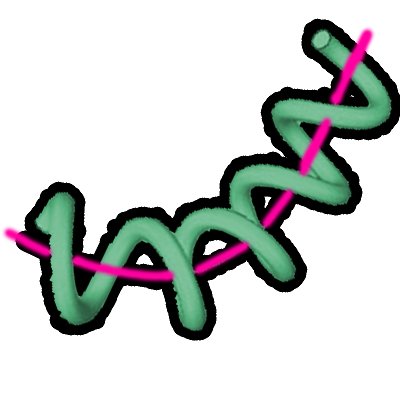
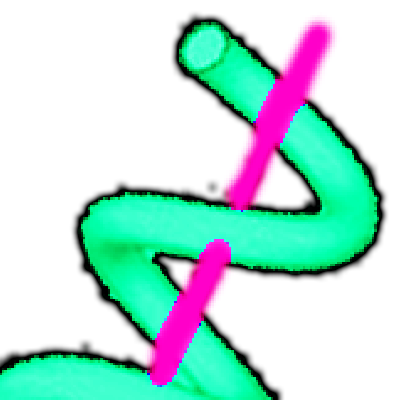
Comparing the layer stacks of the two 400×400 images. Changes:
added group "Group 1 copy" with 5 layers above "original_small" over [0, 12, 382, 400]
added layer "Layer 1" (1st of 2, in "Group 1 copy") in group "Group 1 copy" over [137, 12, 342, 397]
added layer "Helix_000" (1st of 2, in "Group 1 copy") in group "Group 1 copy" over [0, 17, 382, 400]
renamed "Group 1" to "original_small", hid the group it (3 layers) over [0, 25, 393, 332]
